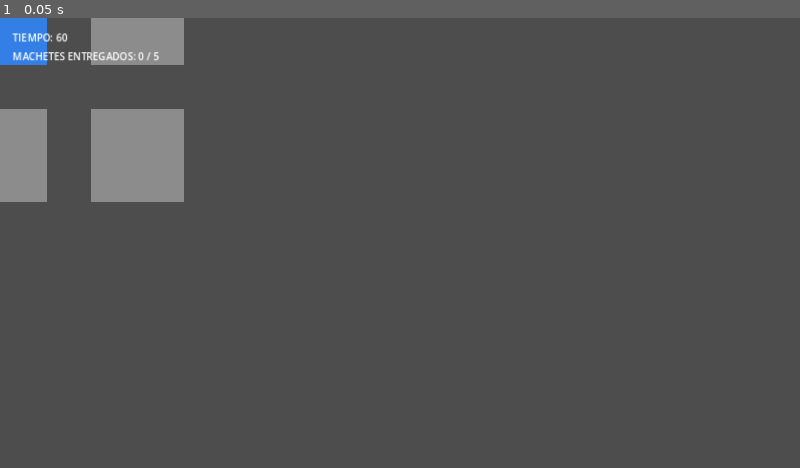
Above: before the commit, frame 1.
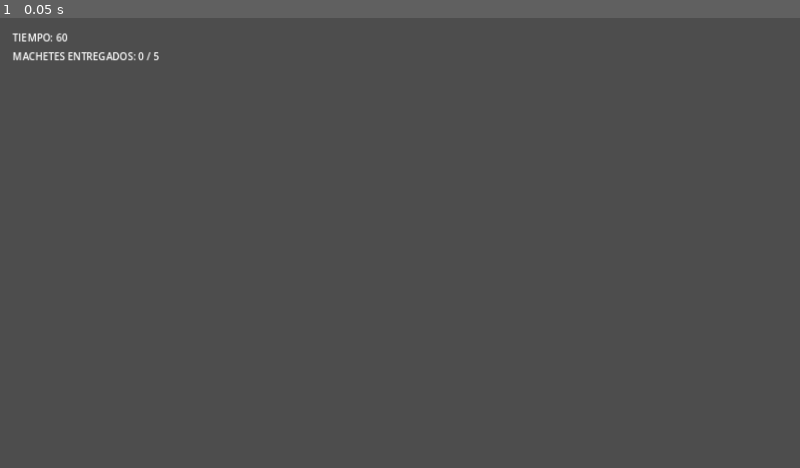
Above: after the commit, the same moment.

Repository: NicolasAlcaraz-Git/Machetazo
Game: Godot game, scene res://scenes/Aula.tscn
Two runs of this game, one before a commit and one after it. Both use one fixed random seed, a clock stepped at 60 frames per second and the inputs below.
Inputs:
- Up to frame 1 (0.05 s): no input

The runs differ from the first frame. In frame 1, 5.4% of the frame differs, in the area x 0-23%, y 0-41%.

Commit message:
v0.1.1: migrar placeholders a Sprite2D y hacer editables las posiciones en el editor

Diff:
--- a/scenes/Aula.tscn
+++ b/scenes/Aula.tscn
@@ -1,6 +1,9 @@
-[gd_scene load_steps=2 format=3]
+[gd_scene load_steps=5 format=3]
 
 [ext_resource type="Script" path="res://scripts/Aula.gd" id="1"]
+[ext_resource type="PackedScene" path="res://scenes/Jugador.tscn" id="2"]
+[ext_resource type="PackedScene" path="res://scenes/Profesora.tscn" id="3"]
+[ext_resource type="PackedScene" path="res://scenes/Companero.tscn" id="4"]
 
 [node name="Aula" type="Node2D"]
 script = ExtResource("1")
@@ -20,3 +23,43 @@
 offset_right = 300.0
 offset_bottom = 80.0
 text = "MACHETES ENTREGADOS: 0 / 5"
+
+[node name="Profesora" parent="." instance=ExtResource("3")]
+position = Vector2(0, -352)
+
+[node name="Jugador" parent="." instance=ExtResource("2")]
+position = Vector2(0, 0)
+
+[node name="Companeros" type="Node2D" parent="."]
+
+[node name="Companero_ArribaIzquierda" parent="Companeros" instance=ExtResource("4")]
+position = Vector2(-220, -220)
+direccion = 4
+
+[node name="Companero_Arriba" parent="Companeros" instance=ExtResource("4")]
+position = Vector2(0, -220)
+direccion = 0
+
+[node name="Companero_ArribaDerecha" parent="Companeros" instance=ExtResource("4")]
+position = Vector2(220, -220)
+direccion = 5
+
+[node name="Companero_Izquierda" parent="Companeros" instance=ExtResource("4")]
+position = Vector2(-220, 0)
+direccion = 2
+
+[node name="Companero_Derecha" parent="Companeros" instance=ExtResource("4")]
+position = Vector2(220, 0)
+direccion = 3
+
+[node name="Companero_AbajoIzquierda" parent="Companeros" instance=ExtResource("4")]
+position = Vector2(-220, 220)
+direccion = 6
+
+[node name="Companero_Abajo" parent="Companeros" instance=ExtResource("4")]
+position = Vector2(0, 220)
+direccion = 1
+
+[node name="Companero_AbajoDerecha" parent="Companeros" instance=ExtResource("4")]
+position = Vector2(220, 220)
+direccion = 7
--- a/scenes/Companero.tscn
+++ b/scenes/Companero.tscn
@@ -1,10 +1,11 @@
-[gd_scene load_steps=2 format=3]
+[gd_scene load_steps=3 format=3]
 
 [ext_resource type="Script" path="res://scripts/Companero.gd" id="1"]
+[ext_resource type="Texture2D" path="res://assets/placeholders/square_placeholder.png" id="2"]
 
 [node name="Companero" type="Node2D"]
 script = ExtResource("1")
 
-[node name="Visual" type="Polygon2D" parent="."]
-color = Color(0.55, 0.55, 0.55, 1)
-polygon = PackedVector2Array(-75, -75, 75, -75, 75, 75, -75, 75)
+[node name="Visual" type="Sprite2D" parent="."]
+modulate = Color(0.55, 0.55, 0.55, 1)
+texture = ExtResource("2")
--- a/scenes/Jugador.tscn
+++ b/scenes/Jugador.tscn
@@ -1,10 +1,11 @@
-[gd_scene load_steps=2 format=3]
+[gd_scene load_steps=3 format=3]
 
 [ext_resource type="Script" path="res://scripts/Jugador.gd" id="1"]
+[ext_resource type="Texture2D" path="res://assets/placeholders/square_placeholder.png" id="2"]
 
 [node name="Jugador" type="Node2D"]
 script = ExtResource("1")
 
-[node name="Visual" type="Polygon2D" parent="."]
-color = Color(0.2, 0.5, 0.9, 1)
-polygon = PackedVector2Array(-75, -75, 75, -75, 75, 75, -75, 75)
+[node name="Visual" type="Sprite2D" parent="."]
+modulate = Color(0.2, 0.5, 0.9, 1)
+texture = ExtResource("2")
--- a/scenes/Profesora.tscn
+++ b/scenes/Profesora.tscn
@@ -1,10 +1,11 @@
-[gd_scene load_steps=2 format=3]
+[gd_scene load_steps=3 format=3]
 
 [ext_resource type="Script" path="res://scripts/Profesora.gd" id="1"]
+[ext_resource type="Texture2D" path="res://assets/placeholders/rect_placeholder.png" id="2"]
 
 [node name="Profesora" type="Node2D"]
 script = ExtResource("1")
 
-[node name="Visual" type="Polygon2D" parent="."]
-color = Color(0.25, 0.8, 0.35, 1)
-polygon = PackedVector2Array(-300, -50, 300, -50, 300, 50, -300, 50)
+[node name="Visual" type="Sprite2D" parent="."]
+modulate = Color(0.25, 0.8, 0.35, 1)
+texture = ExtResource("2")
--- a/scripts/Aula.gd
+++ b/scripts/Aula.gd
@@ -1,62 +1,25 @@
 extends Node2D
 
 ## Version 0.1 - Aula
-## Arma la escena: 1 jugador central, 8 companeros alrededor (grilla 3x3)
-## y 1 profesora frente a todos. Sin gameplay todavia (eso empieza en v0.2).
-
-const JugadorScene := preload("res://scenes/Jugador.tscn")
-const CompaneroScene := preload("res://scenes/Companero.tscn")
-const ProfesoraScene := preload("res://scenes/Profesora.tscn")
-
-## Distancia entre el centro de un banco y el siguiente.
-const SEPARACION := 220.0
+## El jugador, la profesora y los 8 companeros ahora son nodos hijos reales
+## dentro de Aula.tscn (podes arrastrarlos en el editor para reacomodarlos).
+## Este script solo junta las referencias y arma el estado inicial de la UI.
 
 @onready var label_tiempo: Label = $UI/LabelTiempo
 @onready var label_machetes: Label = $UI/LabelMachetes
 
-var jugador: Jugador
-var profesora: Profesora
+@onready var jugador: Jugador = $Jugador
+@onready var profesora: Profesora = $Profesora
+
 var companeros: Array[Companero] = []
 
 
 func _ready() -> void:
-	_crear_profesora()
-	_crear_jugador()
-	_crear_companeros()
+	for hijo in $Companeros.get_children():
+		if hijo is Companero:
+			companeros.append(hijo)
+
 	_actualizar_ui_placeholder()
-
-
-func _crear_profesora() -> void:
-	profesora = ProfesoraScene.instantiate()
-	profesora.position = Vector2(0, -SEPARACION * 1.6)
-	add_child(profesora)
-
-
-func _crear_jugador() -> void:
-	jugador = JugadorScene.instantiate()
-	jugador.position = Vector2.ZERO
-	add_child(jugador)
-
-
-func _crear_companeros() -> void:
-	# offset en unidades de grilla (columna, fila) -> direccion correspondiente.
-	var mapa := {
-		Vector2i(-1, -1): Companero.Direccion.ARRIBA_IZQUIERDA,
-		Vector2i(0, -1): Companero.Direccion.ARRIBA,
-		Vector2i(1, -1): Companero.Direccion.ARRIBA_DERECHA,
-		Vector2i(-1, 0): Companero.Direccion.IZQUIERDA,
-		Vector2i(1, 0): Companero.Direccion.DERECHA,
-		Vector2i(-1, 1): Companero.Direccion.ABAJO_IZQUIERDA,
-		Vector2i(0, 1): Companero.Direccion.ABAJO,
-		Vector2i(1, 1): Companero.Direccion.ABAJO_DERECHA,
-	}
-
-	for offset in mapa.keys():
-		var companero: Companero = CompaneroScene.instantiate()
-		companero.position = Vector2(offset) * SEPARACION
-		add_child(companero)
-		companero.direccion = mapa[offset]
-		companeros.append(companero)
 
 
 func _actualizar_ui_placeholder() -> void:
--- a/scripts/Companero.gd
+++ b/scripts/Companero.gd
@@ -32,7 +32,7 @@
 		estado = value
 		_actualizar_color()
 
-@onready var visual: Polygon2D = $Visual
+@onready var visual: Sprite2D = $Visual
 
 
 func _ready() -> void:
@@ -44,11 +44,11 @@
 		return
 	match estado:
 		Estado.PREPARADO:
-			visual.color = COLOR_PREPARADO
+			visual.modulate = COLOR_PREPARADO
 		Estado.ADVERTENCIA:
-			visual.color = COLOR_ADVERTENCIA
+			visual.modulate = COLOR_ADVERTENCIA
 		Estado.DISTRAIDO:
-			visual.color = COLOR_DISTRAIDO
+			visual.modulate = COLOR_DISTRAIDO
 
 
 ## Segun el documento: en el primer prototipo, "amarillo" (advertencia)
--- a/scripts/Jugador.gd
+++ b/scripts/Jugador.gd
@@ -14,7 +14,7 @@
 
 @export var estado: Estado = Estado.ESPERANDO
 
-@onready var visual: Polygon2D = $Visual
+@onready var visual: Sprite2D = $Visual
 
 
 func _ready() -> void:
--- a/scripts/Profesora.gd
+++ b/scripts/Profesora.gd
@@ -21,7 +21,7 @@
 		estado = value
 		_actualizar_color()
 
-@onready var visual: Polygon2D = $Visual
+@onready var visual: Sprite2D = $Visual
 
 
 func _ready() -> void:
@@ -33,11 +33,11 @@
 		return
 	match estado:
 		Estado.NO_MIRA:
-			visual.color = COLOR_NO_MIRA
+			visual.modulate = COLOR_NO_MIRA
 		Estado.ADVERTENCIA:
-			visual.color = COLOR_ADVERTENCIA
+			visual.modulate = COLOR_ADVERTENCIA
 		Estado.MIRA:
-			visual.color = COLOR_MIRA
+			visual.modulate = COLOR_MIRA
 
 
 func esta_mirando() -> bool:
Binary file added: assets/placeholders/rect_placeholder.png
Not shown, changed: README.md
